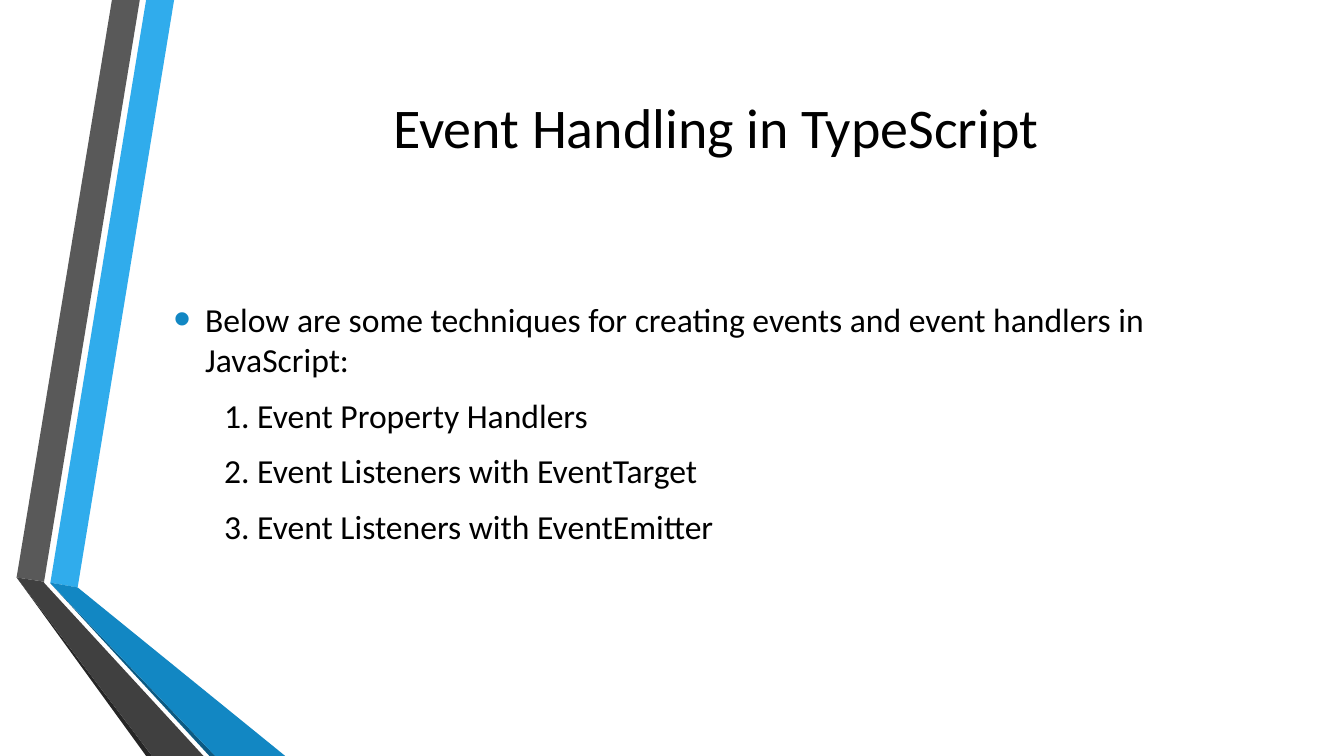
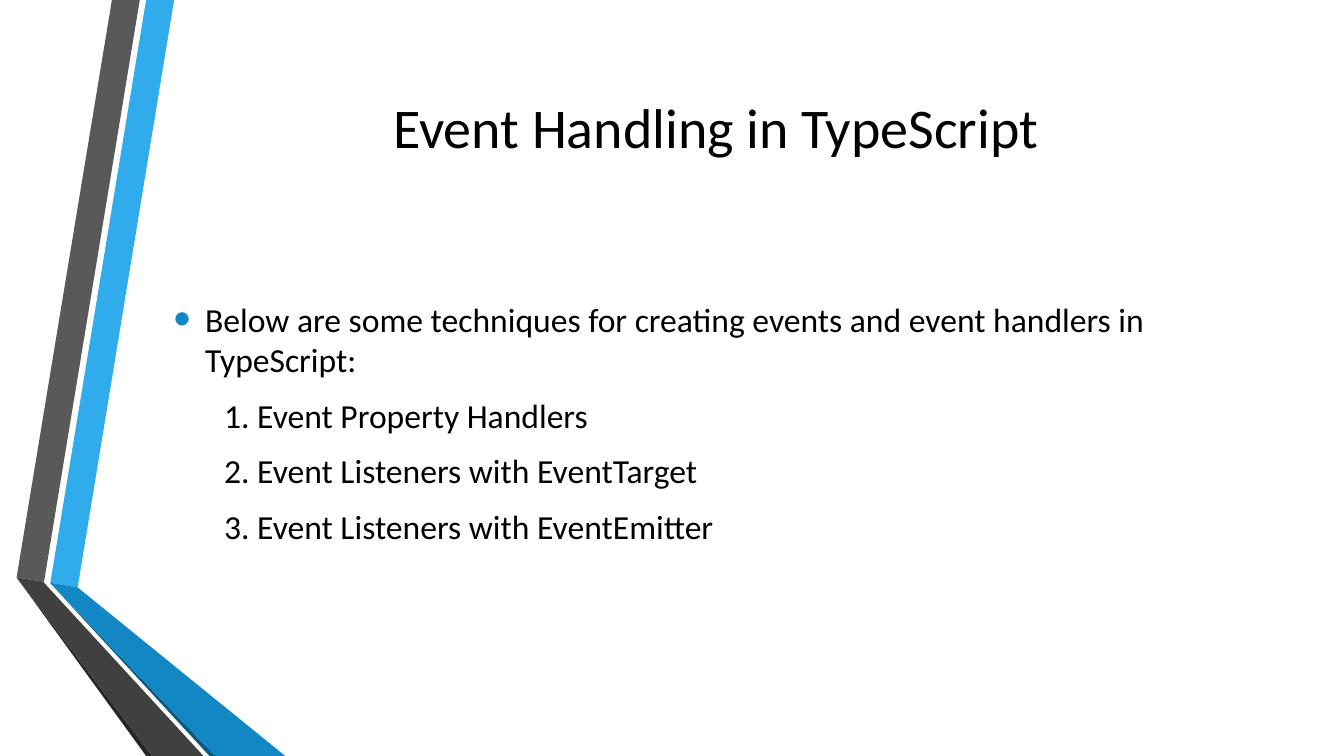
Before and after one commit to kalyank12/SoftwareParadigms, a slide deck: slide 35 of PPT/Group02-Component1.pptx. Drawn at 1344x756 pixels with LibreOffice and Linux fonts; fonts in the diff are those of the drawing; background and template pictures are left out. Boxes give left, top, right and bottom in pixels: in the first picture for what was removed or moved away, otherwise in the second. Text is boxed around its words. In the diff, an @@ line names an element or a change of style, - is before the commit and + after.

```diff
--- a/PPT/Group02-Component1.pptx
+++ b/PPT/Group02-Component1.pptx
@@ text at [205,308,1143,378]: text changed @@
-• Below are some techniques for creating events and event handlers in JavaScript:
+• Below are some techniques for creating events and event handlers in TypeScript:
```
Also in this commit, not shown: 9 other slides changed, 1 other file.
